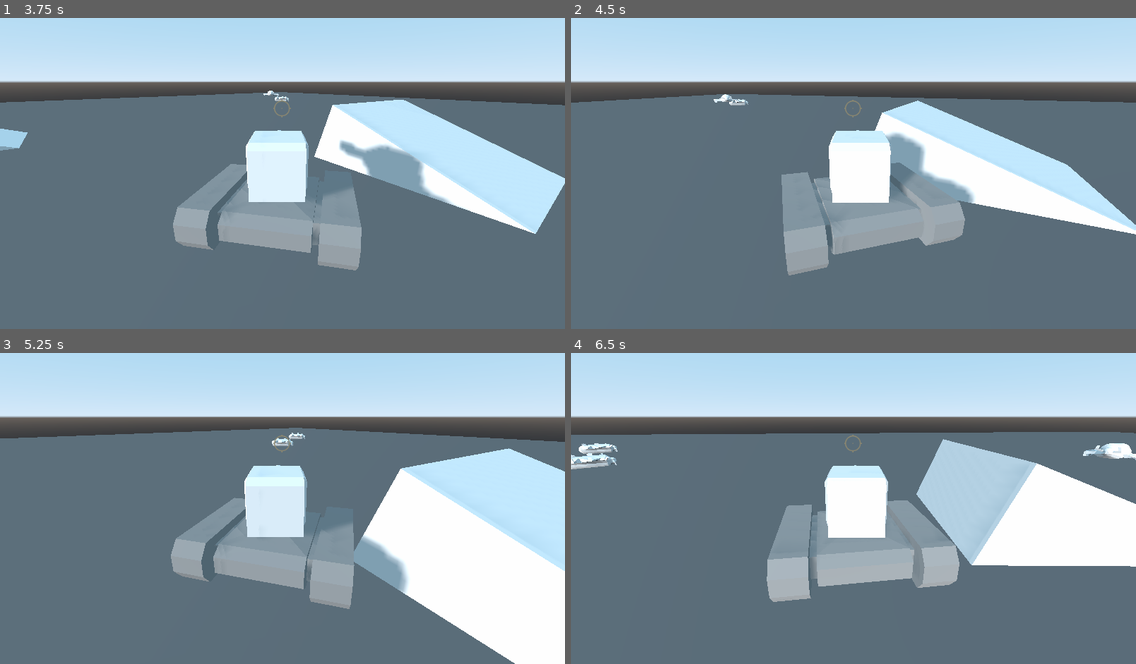
Above: before the commit, frames 1-4 (two rows, left to right).
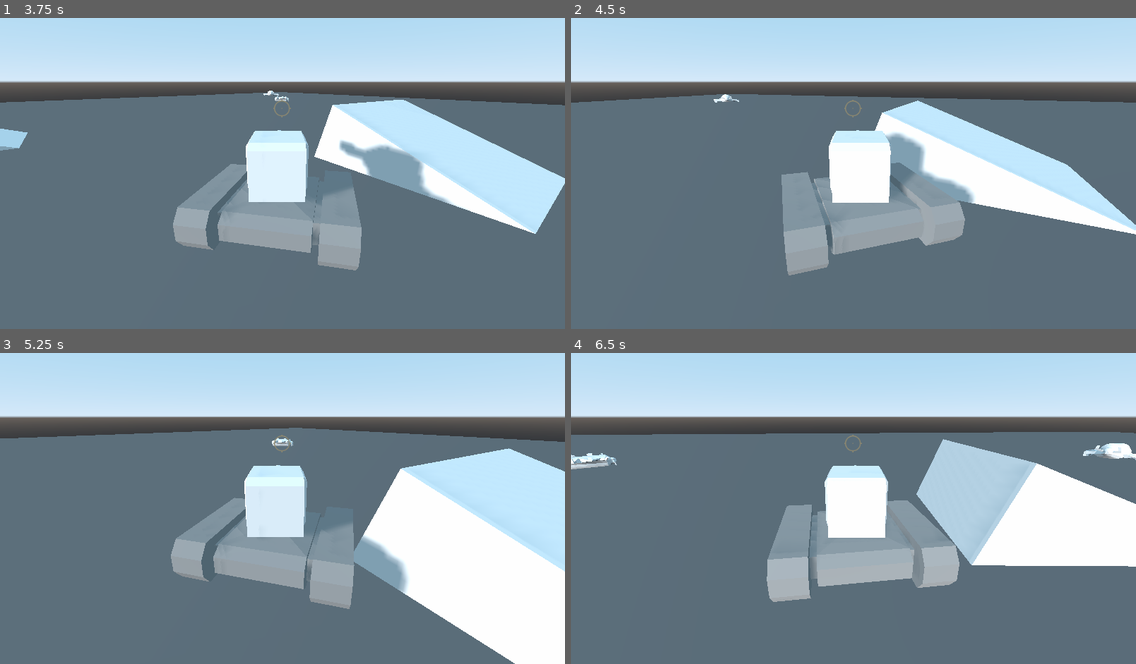
Above: after the commit, the same moments.

Repository: HelmetBugg/BioTank
Game: Godot game, scene res://Main.tscn
Same seed, same stepped clock (60 frames per second), same inputs: the game is played once before the commit and once after it. This scene is started directly instead of the project's main scene.
Inputs (mouse positions are in pixels of both pictures, inside the frame that each line leads up to):
- Up to frame 1 (3.75 s): move the mouse to (276, 170) at 0.52 s; press the mouse at (276, 170) at 0.53 s; hold W (forward) 0.53-2.78 s; move the mouse to (322, 167) at 1.27 s; release the mouse at (322, 167) at 1.28 s; click (322, 167) at 1.35 s; move the mouse to (237, 161) at 2.02 s; press the mouse at (237, 161) at 2.03 s; move the mouse to (288, 164) at 2.77 s; release the mouse at (288, 164) at 2.78 s; hold A (turn_left) 2.78-3.53 s; click (288, 164) at 2.85 s; move the mouse to (259, 157) at 3.52 s; press the mouse at (259, 157) at 3.53 s; hold W (forward) from 3.53 s (still down)
- Up to frame 2 (4.5 s): keep holding W (forward); move the mouse to (881, 164) at 4.27 s; release the mouse at (881, 164) at 4.28 s; click (881, 164) at 4.35 s
- Up to frame 3 (5.25 s): keep holding W (forward); move the mouse to (254, 499) at 5.02 s; press the mouse at (254, 499) at 5.03 s
- Up to frame 4 (6.5 s): move the mouse to (864, 492) at 5.77 s; release W (forward) at 5.78 s; release the mouse at (864, 492) at 5.78 s; hold D (turn_right) from 5.78 s (still down); click (864, 492) at 5.85 s

Frame 1 is identical in both runs. In frame 2, less than 0.1% of the frame differs, in the area x 28-32%, y 26-29%; in frame 3, less than 0.1%; in frame 4, 0.2%, in the area x 0-99%, y 26-69%.

Commit message:
made bodies disapear on collision

Diff:
--- a/Enemy.gd
+++ b/Enemy.gd
@@ -28,6 +28,9 @@
 	if raycast.is_colliding() and coll.has_method("kill") and coll == player:
 		coll.kill()
 
+func open_inventory():
+	print("Here you go!")
+
 func kill():
 	rotate_x(deg2rad(int(180)))
 	dead = true
@@ -35,3 +38,7 @@
 
 func set_player(p):
 	player = p
+
+func _on_Area_area_entered(area):
+	if dead:
+		queue_free()
--- a/Enemy.tscn
+++ b/Enemy.tscn
@@ -6,6 +6,9 @@
 [sub_resource type="CapsuleShape" id=1]
 radius = 0.803713
 height = 0.80801
+
+[sub_resource type="SphereShape" id=2]
+radius = 1.1015
 
 [node name="Enemy" type="KinematicBody"]
 script = ExtResource( 1 )
@@ -22,3 +25,11 @@
 transform = Transform( 1, 0, 0, 0, 1, 0, 0, 0, 1, 0, 0.557275, -0.253932 )
 enabled = true
 cast_to = Vector3( 0, 0, -1 )
+
+[node name="Area" type="Area" parent="."]
+
+[node name="CollisionShape" type="CollisionShape" parent="Area"]
+transform = Transform( 1.11265, 0, 0, 0, 0.763864, 0, 0, 0, 1.47929, 0, 0.453896, 0.1927 )
+shape = SubResource( 2 )
+
+[connection signal="area_entered" from="Area" to="." method="_on_Area_area_entered"]
--- a/Player.tscn
+++ b/Player.tscn
@@ -8,6 +8,9 @@
 
 [sub_resource type="BoxShape" id=2]
 extents = Vector3( 1.59728, 0.613283, 1.3074 )
+
+[sub_resource type="BoxShape" id=3]
+extents = Vector3( 1.78895, 1, 1.44517 )
 
 [node name="Player" type="KinematicBody"]
 script = ExtResource( 1 )
@@ -52,3 +55,9 @@
 margin_right = 15.0
 margin_bottom = -85.0
 texture = ExtResource( 2 )
+
+[node name="Area" type="Area" parent="."]
+
+[node name="CollisionShape" type="CollisionShape" parent="Area"]
+transform = Transform( 1, 0, 0, 0, 1, 0, 0, 0, 1.03983, 0, 0.279121, 0 )
+shape = SubResource( 3 )
Not shown: 1 places in Enemy.tscn that only renumber resources
Not shown: 1 places in Player.tscn that only renumber resources
